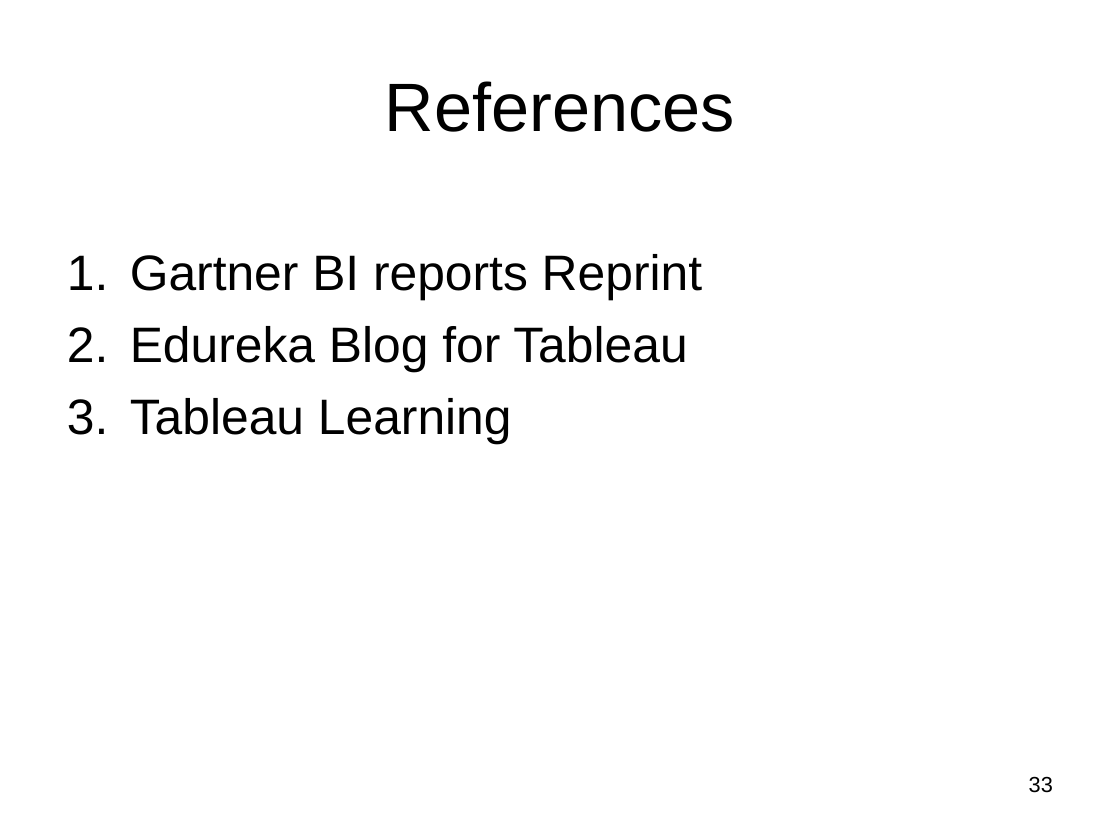
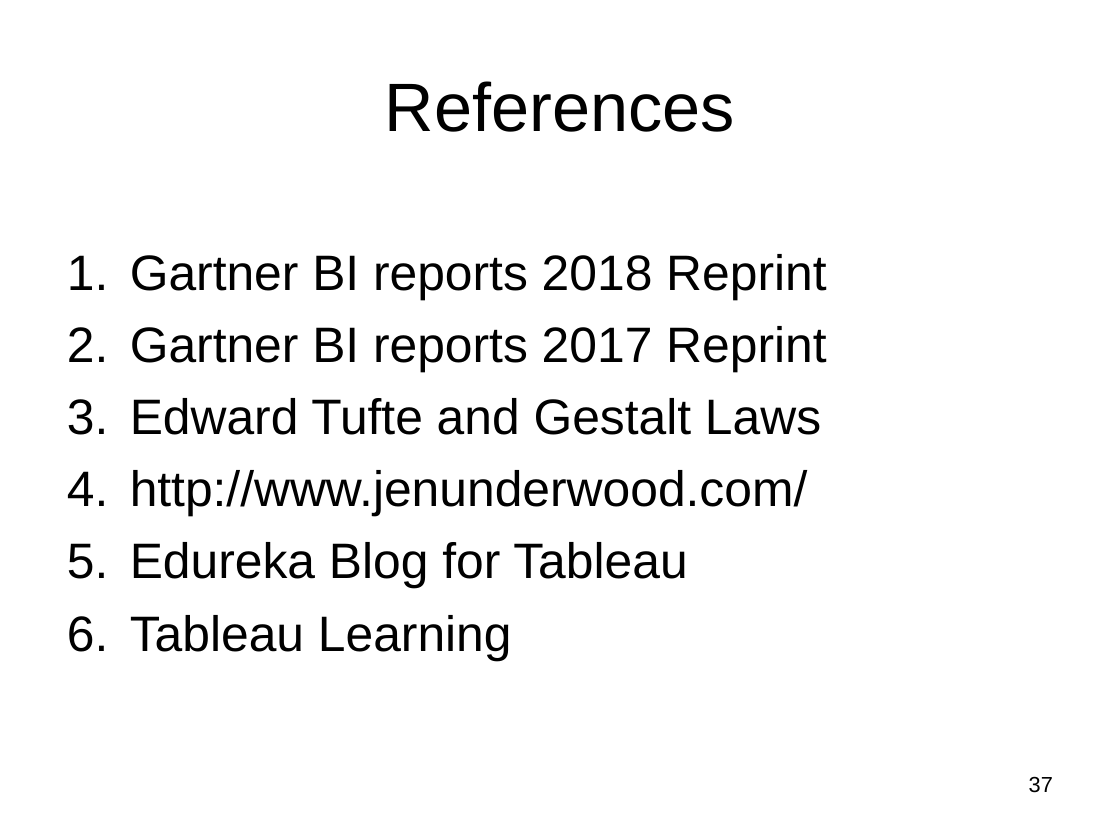
Before and after one commit to raghu-icecraft/tech-talks, a slide deck: slide 37 of Tableau/Mar_18/Tableau_Workshop_PSGTECH_DOMCA.ppt (slide 33 before the commit). Drawn at 1120x840 pixels with LibreOffice and Linux fonts; fonts in the diff are those of the drawing; background and template pictures are left out. Boxes give left, top, right and bottom in pixels: in the first picture for what was removed or moved away, otherwise in the second. Text is boxed around its words. In the diff, an @@ line names an element or a change of style, - is before the commit and + after.

Commit message:
Added Tufte and Gestalt related principles, Gartner BI and DS 2018 magic quadrants. Updated version of powerpoint related to March 2018 presentation.

```diff
--- a/Tableau/Mar_18/Tableau_Workshop_PSGTECH_DOMCA.ppt
+++ b/Tableau/Mar_18/Tableau_Workshop_PSGTECH_DOMCA.ppt
@@ text at <box>130,254,826,517</box>: text changed @@
-1. Gartner BI reports Reprint
+1. Gartner BI reports 2018 Reprint
+2. Gartner BI reports 2017 Reprint
+3. Edward Tufte and Gestalt Laws
+4. http://www.jenunderwood.com/
@@ page number at <box>1029,776,1053,793</box>: text changed @@
-33
+37
```
Also in this commit, not shown: 3 other slides changed, 4 slides added.
